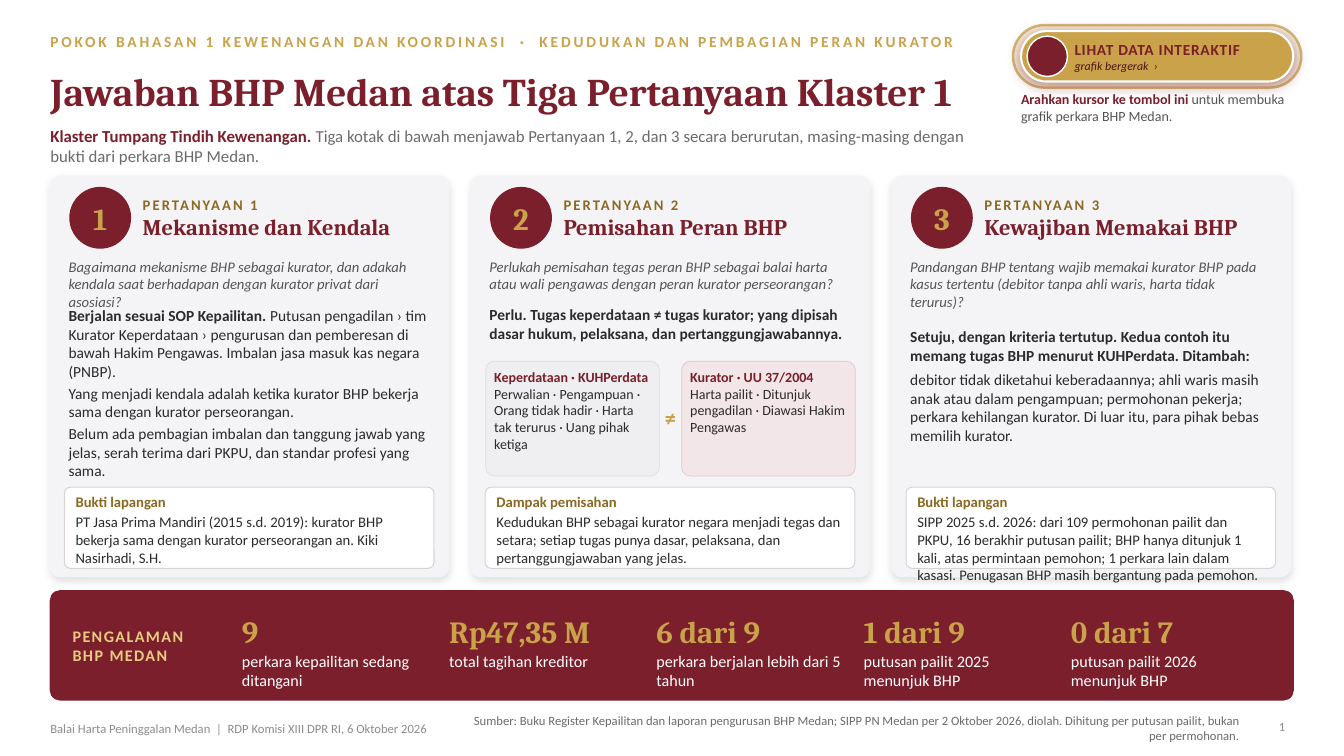
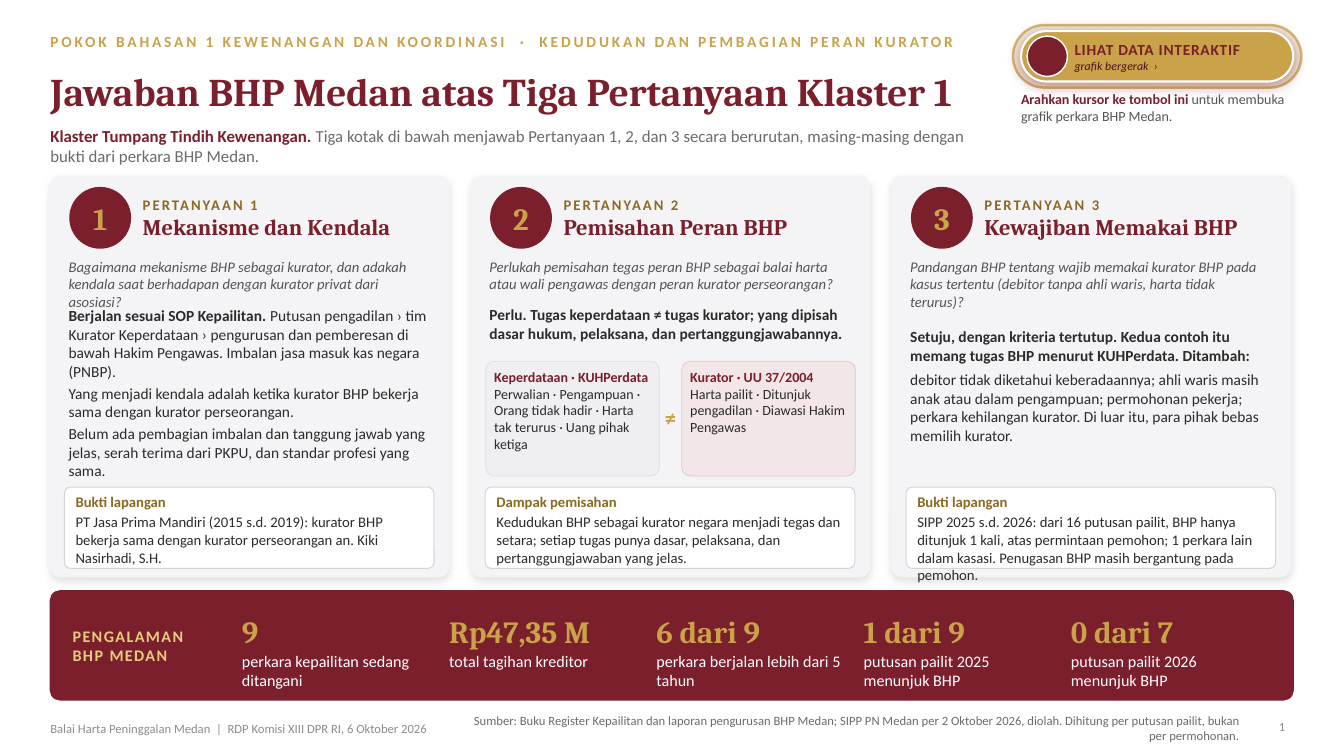
Before and after one commit to artheralawfirm-cloud/SAPAWALI, a slide deck: slide 1 of presentasi/klaster1/BHP Medan - Klaster 1 Tumpang Tindih Kewenangan - Paparan.pptx. Drawn at 1344x756 pixels with LibreOffice and Linux fonts; fonts in the diff are those of the drawing; background and template pictures are left out. Boxes give left, top, right and bottom in pixels: in the first picture for what was removed or moved away, otherwise in the second. Text is boxed around its words. In the diff, an @@ line names an element or a change of style, - is before the commit and + after.

```diff
--- a/presentasi/klaster1/BHP Medan - Klaster 1 Tumpang Tindih Kewenangan - Paparan.pptx
+++ b/presentasi/klaster1/BHP Medan - Klaster 1 Tumpang Tindih Kewenangan - Paparan.pptx
@@ text at bbox=[917, 516, 1252, 566]: text changed @@
-SIPP 2025 s.d. 2026: dari 109 permohonan pailit dan PKPU, 16 berakhir putusan pailit; BHP hanya ditunjuk 1 kali, atas permintaan pemohon; 1 perkara lain dalam kasasi. Penugasan BHP masih bergantung pada pemohon.
+SIPP 2025 s.d. 2026: dari 16 putusan pailit, BHP hanya ditunjuk 1 kali, atas permintaan pemohon; 1 perkara lain dalam kasasi. Penugasan BHP masih bergantung pada pemohon.
```
Also in this commit, not shown: 2 other files.
